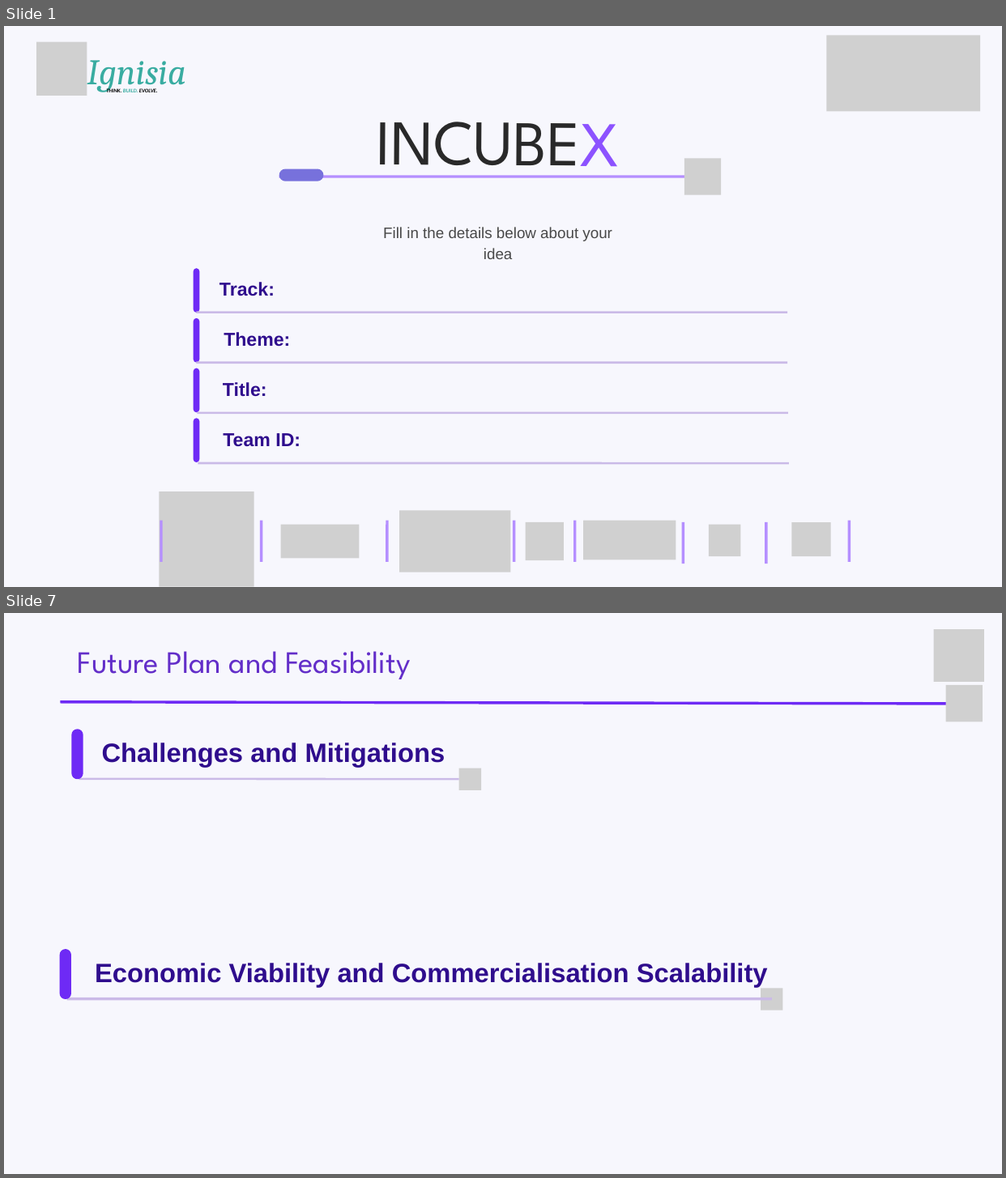
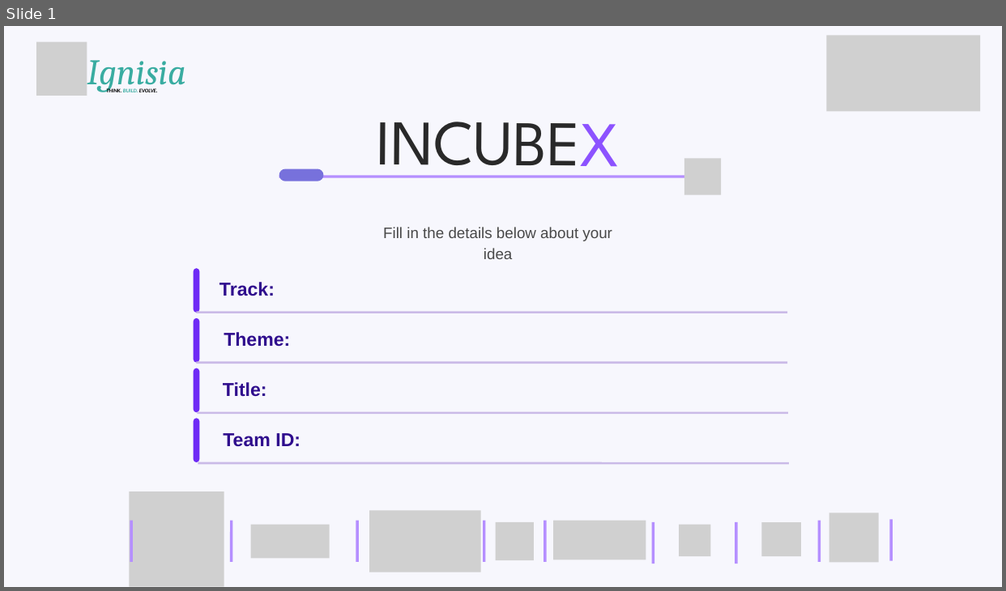
Before and after one commit to ignisia-club/incubex, a slide deck: public/assets/Prototype_Expo_Track_Template.pptx. Shown one above the other, each under a label of ours: slides 1 and 7 before the commit, slide 1 after it; the slides between them are not shown. The pictures are 1006x1178 and 1006x591 pixels, drawn with LibreOffice and Linux fonts; fonts in the diff are those of the drawing; grey boxes stand for pictures; background and template pictures are left out. Boxes give left, top, right and bottom in pixels: in the first picture for what was removed or moved away, otherwise in the second. Text is boxed around its words. In the diff, an @@ line names an element or a change of style, - is before the commit and + after.

```diff
--- a/public/assets/Prototype_Expo_Track_Template.pptx
+++ b/public/assets/Prototype_Expo_Track_Template.pptx
@@ slide 7 removed at (4,613,1002,1174), background picture (left out) @@
@@ picture removed at (934,629,984,682) @@
@@ text removed at (78,651,411,679) @@
-Future Plan and Feasibility
@@ picture removed at (946,685,983,722) @@
@@ line removed from (60, 702) to (973, 704) @@
@@ freeform shape removed at (72,729,83,779) @@
@@ text removed at (102,743,445,768) @@
-Challenges and Mitigations
@@ line removed from (79, 779) to (459, 779) @@
@@ picture removed at (459,769,481,790) @@
@@ group removed at (60,949,782,1010): 1 picture, 1 line, 1 freeform shape, 1 text @@
-Economic Viability and Commercialisation Scalability
@@ slide 1 changed as well @@
@@ 8 lines, 7 pictures: place and size @@
-8 lines, 7 pictures at (159,492,850,587)
+8 lines, 7 pictures at (130,492,820,587)
@@ picture added at (829,513,879,562) @@
@@ line added from (891, 561) to (891, 519), #B58FFF 4 pt @@
```
Also in this commit, not shown: 6 other slides removed, 1 other file.
